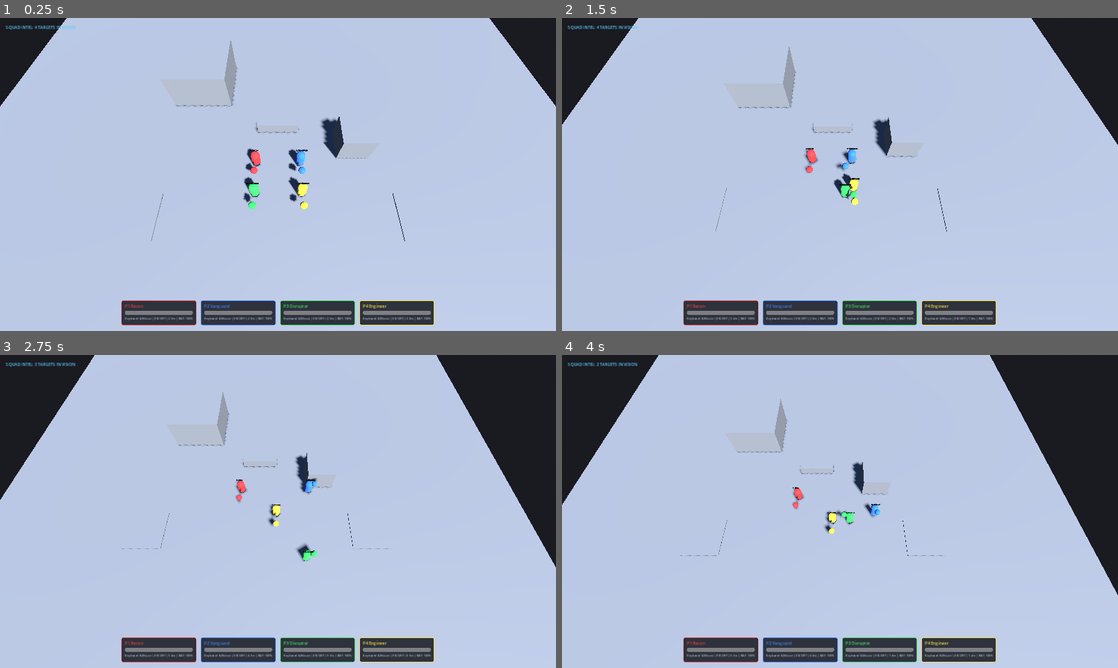
Above: before the commit, frames 1-4 (two rows, left to right).
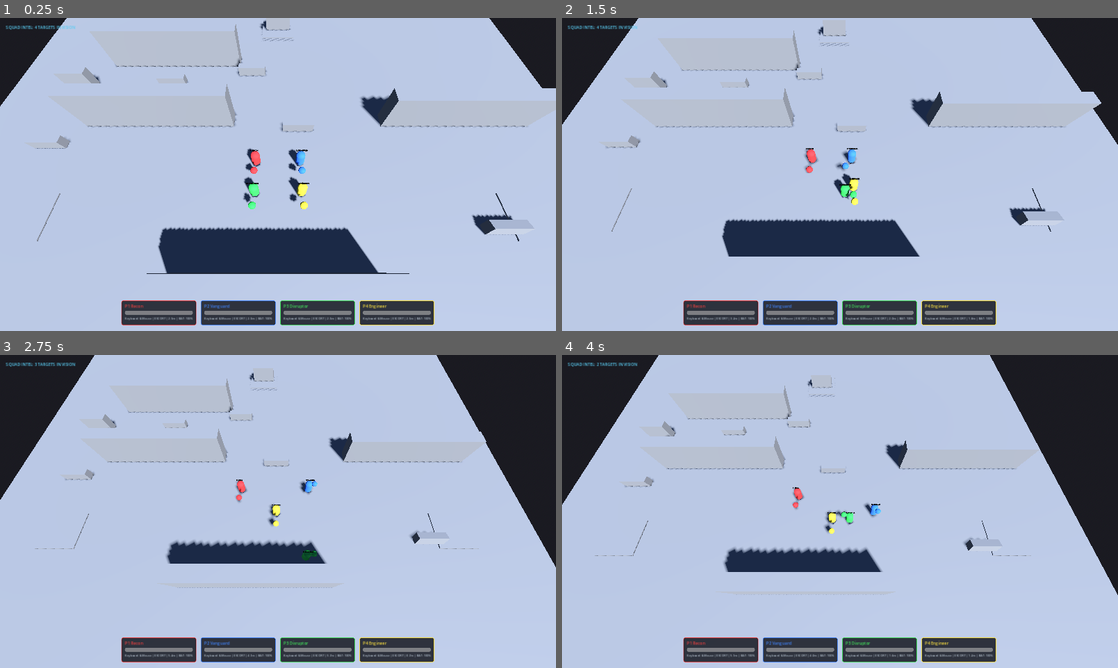
Above: after the commit, the same moments.

Repository: absolem223/Gravity
Game: Godot game, scene res://scenes/sandbox_test_scene.tscn
Same seed, same stepped clock (60 frames per second), same inputs: the game is played once before the commit and once after it.
Inputs (mouse positions are in pixels of both pictures, inside the frame that each line leads up to):
- Up to frame 1 (0.25 s): no input
- Up to frame 2 (1.5 s): tap Enter at 0.5 s; move the mouse to (962, 158) at 0.52 s; hold Right (ui_right) 0.53-1.28 s; hold Q 0.53-1.28 s; click (962, 158) at 0.67 s; tap Space at 0.77 s; move the mouse to (728, 190) at 1.27 s; hold Down (ui_down) from 1.28 s (still down); tap J at 1.35 s
- Up to frame 3 (2.75 s): tap Space at 1.52 s; move the mouse to (333, 442) at 2.02 s; release Down (ui_down) at 2.03 s; hold Right (ui_right) from 2.03 s (still down); hold L from 2.03 s (still down)
- Up to frame 4 (4 s): move the mouse to (812, 574) at 2.77 s; release Right (ui_right) at 2.78 s; release L at 2.78 s; hold Up (ui_up) 2.78-3.53 s; tap I at 2.85 s; click (812, 574) at 2.92 s; tap Space at 3.02, 3.77 s; move the mouse to (1006, 558) at 3.52 s; hold Left (ui_left) from 3.53 s (still down); hold K from 3.53 s (still down)

The runs differ from the first frame. In frame 1, 7.5% of the frame differs, in the area x 6-100%, y 0-82%; in frame 2, 5.7%; in frame 3, 3.1%; in frame 4, 3.2%.

Commit message:
feat(vs): implement Stage 5 - SANDBOX-01 map with 3 tactical routes, 3-tier cover system, drone conduits, elevated platform, ramp, definitive Core position and Synthesis Points

Diff:
--- a/game/scenes/sandbox_test_scene.tscn
+++ b/game/scenes/sandbox_test_scene.tscn
@@ -1,15 +1,10 @@
-[gd_scene load_steps=18 format=3 uid="uid://csandboxtest001"]
+[gd_scene load_steps=19 format=3 uid="uid://csandboxtest001"]
 
 [ext_resource type="Script" path="res://scripts/sandbox_test_scene.gd" id="1_scene_script"]
-
 [ext_resource type="Script" path="res://scripts/input_manager.gd" id="2_input_script"]
-
 [ext_resource type="Script" path="res://scripts/player_manager.gd" id="3_player_mgr_script"]
-
 [ext_resource type="Script" path="res://modules/vision/squad_vision_registry.gd" id="4_vision_registry_script"]
-
 [ext_resource type="Script" path="res://scripts/camera_controller.gd" id="5_camera_script"]
-
 [ext_resource type="PackedScene" uid="uid://csquadhud001" path="res://scenes/squad_hud.tscn" id="6_hud_scene"]
 
 [sub_resource type="ProceduralSkyMaterial" id="ProceduralSkyMaterial_1"]
@@ -33,16 +28,22 @@
 size = Vector3(60, 1, 60)
 
 [sub_resource type="BoxShape3D" id="BoxShape3D_low_cover"]
-size = Vector3(4, 1, 1)
+size = Vector3(3, 1, 0.8)
 
 [sub_resource type="BoxMesh" id="BoxMesh_low_cover"]
-size = Vector3(4, 1, 1)
+size = Vector3(3, 1, 0.8)
 
 [sub_resource type="BoxShape3D" id="BoxShape3D_med_cover"]
-size = Vector3(3, 2.5, 3)
+size = Vector3(3, 2, 1)
 
 [sub_resource type="BoxMesh" id="BoxMesh_med_cover"]
-size = Vector3(3, 2.5, 3)
+size = Vector3(3, 2, 1)
+
+[sub_resource type="BoxShape3D" id="BoxShape3D_high_cover"]
+size = Vector3(15, 4, 1.5)
+
+[sub_resource type="BoxMesh" id="BoxMesh_high_cover"]
+size = Vector3(15, 4, 1.5)
 
 [sub_resource type="BoxShape3D" id="BoxShape3D_synth"]
 size = Vector3(4, 1, 4)
@@ -92,35 +93,116 @@
 [node name="MeshInstance3D" type="MeshInstance3D" parent="MapGeometry/Ground"]
 mesh = SubResource("BoxMesh_ground")
 
-[node name="LowCoverWall" type="StaticBody3D" parent="MapGeometry"]
-transform = Transform3D(1, 0, 0, 0, 1, 0, 0, 0, 1, 0, 0.5, -4)
-
-[node name="CollisionShape3D" type="CollisionShape3D" parent="MapGeometry/LowCoverWall"]
-shape = SubResource("BoxShape3D_low_cover")
-
-[node name="MeshInstance3D" type="MeshInstance3D" parent="MapGeometry/LowCoverWall"]
-mesh = SubResource("BoxMesh_low_cover")
-
-[node name="MediumCoverBlock" type="StaticBody3D" parent="MapGeometry"]
-transform = Transform3D(1, 0, 0, 0, 1, 0, 0, 0, 1, 7, 1.25, -2)
-
-[node name="CollisionShape3D" type="CollisionShape3D" parent="MapGeometry/MediumCoverBlock"]
+[node name="SpawnProtectionWall" type="StaticBody3D" parent="MapGeometry"]
+transform = Transform3D(1, 0, 0, 0, 1, 0, 0, 0, 1, 0, 2, 10)
+
+[node name="CollisionShape3D" type="CollisionShape3D" parent="MapGeometry/SpawnProtectionWall"]
+shape = SubResource("BoxShape3D_high_cover")
+
+[node name="MeshInstance3D" type="MeshInstance3D" parent="MapGeometry/SpawnProtectionWall"]
+mesh = SubResource("BoxMesh_high_cover")
+
+[node name="CorePlatform" type="StaticBody3D" parent="MapGeometry"]
+transform = Transform3D(1, 0, 0, 0, 1, 0, 0, 0, 1, 0, 0.5, -20)
+
+[node name="CollisionShape3D" type="CollisionShape3D" parent="MapGeometry/CorePlatform"]
+shape = SubResource("BoxShape3D_synth")
+
+[node name="MeshInstance3D" type="MeshInstance3D" parent="MapGeometry/CorePlatform"]
+mesh = SubResource("BoxMesh_synth")
+
+[node name="CorePlaceholder" type="StaticBody3D" parent="MapGeometry"]
+transform = Transform3D(1, 0, 0, 0, 1, 0, 0, 0, 1, 0, 1.5, -20)
+
+[node name="CollisionShape3D" type="CollisionShape3D" parent="MapGeometry/CorePlaceholder"]
 shape = SubResource("BoxShape3D_med_cover")
 
-[node name="MeshInstance3D" type="MeshInstance3D" parent="MapGeometry/MediumCoverBlock"]
+[node name="MeshInstance3D" type="MeshInstance3D" parent="MapGeometry/CorePlaceholder"]
 mesh = SubResource("BoxMesh_med_cover")
 
-[node name="MezzanineElevated" type="StaticBody3D" parent="MapGeometry"]
-transform = Transform3D(2, 0, 0, 0, 1.5, 0, 0, 0, 2, -8, 1.5, -10)
-
-[node name="CollisionShape3D" type="CollisionShape3D" parent="MapGeometry/MezzanineElevated"]
+[node name="RouteLeft_Wall1" type="StaticBody3D" parent="MapGeometry"]
+transform = Transform3D(1, 0, 0, 0, 1, 0, 0, 0, 1, -12, 2, -5)
+
+[node name="CollisionShape3D" type="CollisionShape3D" parent="MapGeometry/RouteLeft_Wall1"]
+shape = SubResource("BoxShape3D_high_cover")
+
+[node name="MeshInstance3D" type="MeshInstance3D" parent="MapGeometry/RouteLeft_Wall1"]
+mesh = SubResource("BoxMesh_high_cover")
+
+[node name="RouteLeft_LowCover" type="StaticBody3D" parent="MapGeometry"]
+transform = Transform3D(1, 0, 0, 0, 1, 0, 0, 0, 1, -22, 0.5, -2)
+
+[node name="CollisionShape3D" type="CollisionShape3D" parent="MapGeometry/RouteLeft_LowCover"]
+shape = SubResource("BoxShape3D_low_cover")
+
+[node name="MeshInstance3D" type="MeshInstance3D" parent="MapGeometry/RouteLeft_LowCover"]
+mesh = SubResource("BoxMesh_low_cover")
+
+[node name="RouteLeft_MedCover" type="StaticBody3D" parent="MapGeometry"]
+transform = Transform3D(1, 0, 0, 0, 1, 0, 0, 0, 1, -22, 1, -10)
+
+[node name="CollisionShape3D" type="CollisionShape3D" parent="MapGeometry/RouteLeft_MedCover"]
 shape = SubResource("BoxShape3D_med_cover")
 
-[node name="MeshInstance3D" type="MeshInstance3D" parent="MapGeometry/MezzanineElevated"]
+[node name="MeshInstance3D" type="MeshInstance3D" parent="MapGeometry/RouteLeft_MedCover"]
 mesh = SubResource("BoxMesh_med_cover")
 
+[node name="RouteRight_ElevatedPlatform" type="StaticBody3D" parent="MapGeometry"]
+transform = Transform3D(1, 0, 0, 0, 1, 0, 0, 0, 1, 18, 1.5, -5)
+
+[node name="CollisionShape3D" type="CollisionShape3D" parent="MapGeometry/RouteRight_ElevatedPlatform"]
+shape = SubResource("BoxShape3D_high_cover")
+
+[node name="MeshInstance3D" type="MeshInstance3D" parent="MapGeometry/RouteRight_ElevatedPlatform"]
+mesh = SubResource("BoxMesh_high_cover")
+
+[node name="RouteRight_Ramp" type="StaticBody3D" parent="MapGeometry"]
+transform = Transform3D(1, 0, 0, 0, 0.965926, 0.258819, 0, -0.258819, 0.965926, 18, 0.5, 6)
+
+[node name="CollisionShape3D" type="CollisionShape3D" parent="MapGeometry/RouteRight_Ramp"]
+shape = SubResource("BoxShape3D_low_cover")
+
+[node name="MeshInstance3D" type="MeshInstance3D" parent="MapGeometry/RouteRight_Ramp"]
+mesh = SubResource("BoxMesh_low_cover")
+
+[node name="Center_LowCover1" type="StaticBody3D" parent="MapGeometry"]
+transform = Transform3D(1, 0, 0, 0, 1, 0, 0, 0, 1, 2, 0.5, -4)
+
+[node name="CollisionShape3D" type="CollisionShape3D" parent="MapGeometry/Center_LowCover1"]
+shape = SubResource("BoxShape3D_low_cover")
+
+[node name="MeshInstance3D" type="MeshInstance3D" parent="MapGeometry/Center_LowCover1"]
+mesh = SubResource("BoxMesh_low_cover")
+
+[node name="Center_LowCover2" type="StaticBody3D" parent="MapGeometry"]
+transform = Transform3D(1, 0, 0, 0, 1, 0, 0, 0, 1, -3, 0.5, -12)
+
+[node name="CollisionShape3D" type="CollisionShape3D" parent="MapGeometry/Center_LowCover2"]
+shape = SubResource("BoxShape3D_low_cover")
+
+[node name="MeshInstance3D" type="MeshInstance3D" parent="MapGeometry/Center_LowCover2"]
+mesh = SubResource("BoxMesh_low_cover")
+
+[node name="ConduitWall_Left" type="StaticBody3D" parent="MapGeometry"]
+transform = Transform3D(1, 0, 0, 0, 1, 0, 0, 0, 1, -12, 2, -14)
+
+[node name="CollisionShape3D" type="CollisionShape3D" parent="MapGeometry/ConduitWall_Left"]
+shape = SubResource("BoxShape3D_high_cover")
+
+[node name="MeshInstance3D" type="MeshInstance3D" parent="MapGeometry/ConduitWall_Left"]
+mesh = SubResource("BoxMesh_high_cover")
+
+[node name="DroneConduit_Left" type="StaticBody3D" parent="MapGeometry"]
+transform = Transform3D(1, 0, 0, 0, 1, 0, 0, 0, 1, -12, 0.35, -10.5)
+
+[node name="CollisionShape3D" type="CollisionShape3D" parent="MapGeometry/DroneConduit_Left"]
+shape = SubResource("BoxShape3D_low_cover")
+
+[node name="MeshInstance3D" type="MeshInstance3D" parent="MapGeometry/DroneConduit_Left"]
+mesh = SubResource("BoxMesh_low_cover")
+
 [node name="SynthesisPoint1" type="Area3D" parent="MapGeometry" groups=["synthesis_points"]]
-transform = Transform3D(1, 0, 0, 0, 1, 0, 0, 0, 1, -12, 0.05, 5)
+transform = Transform3D(1, 0, 0, 0, 1, 0, 0, 0, 1, -21, 0.05, 5)
 
 [node name="CollisionShape3D" type="CollisionShape3D" parent="MapGeometry/SynthesisPoint1"]
 shape = SubResource("BoxShape3D_synth")
@@ -129,7 +211,7 @@
 mesh = SubResource("BoxMesh_synth")
 
 [node name="SynthesisPoint2" type="Area3D" parent="MapGeometry" groups=["synthesis_points"]]
-transform = Transform3D(1, 0, 0, 0, 1, 0, 0, 0, 1, 12, 0.05, 5)
+transform = Transform3D(1, 0, 0, 0, 1, 0, 0, 0, 1, 21, 0.05, 5)
 
 [node name="CollisionShape3D" type="CollisionShape3D" parent="MapGeometry/SynthesisPoint2"]
 shape = SubResource("BoxShape3D_synth")
Not shown, changed: docs/specs/vertical_slice/README.md
Not shown, changed: docs/specs/vertical_slice/implementation_log.md
Not shown, added: docs/specs/vertical_slice/sandbox01_validation_results.md
